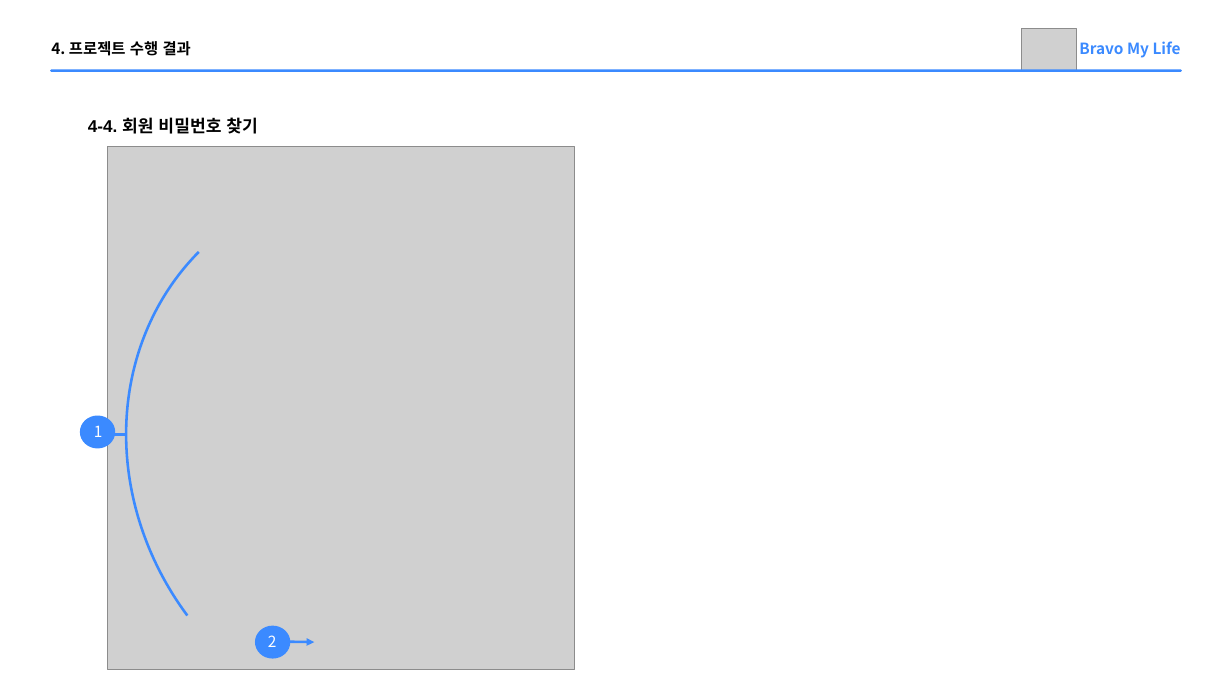
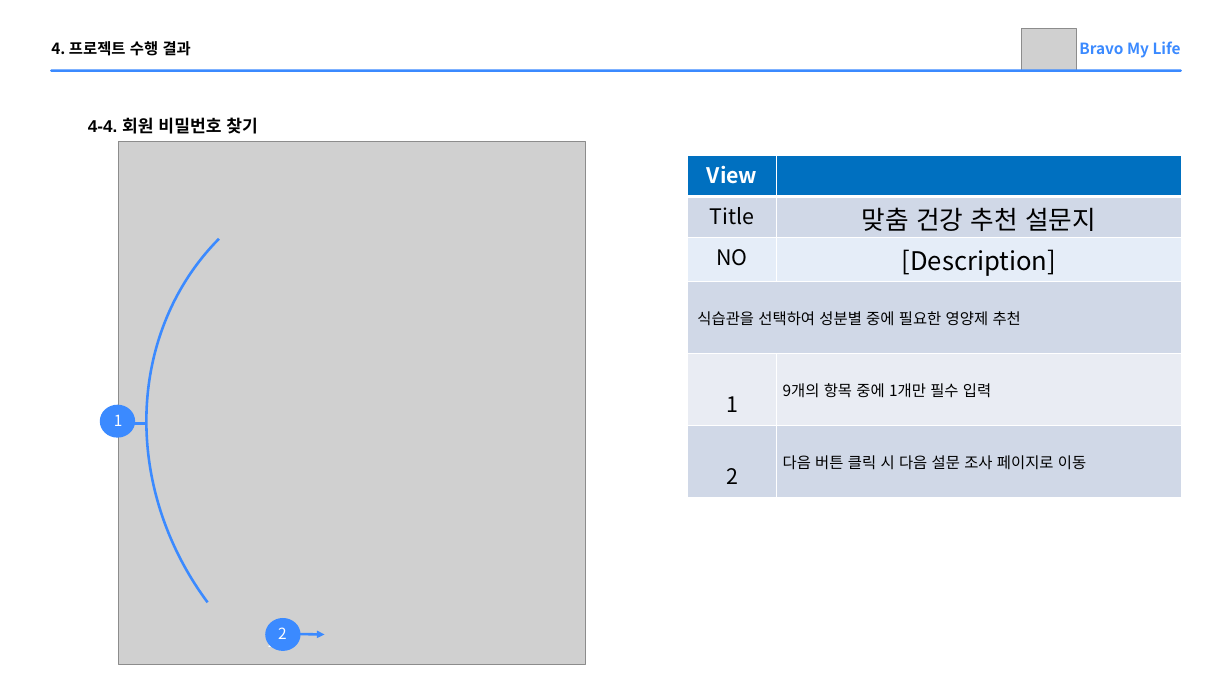
Before and after one commit to Parkjisoo00/ecommerce.saturn, a slide deck: slide 28 of resource/10.prepare/Saturn 미완성.pptx. Drawn at 1232x693 pixels with LibreOffice and Linux fonts; fonts in the diff are those of the drawing; grey boxes stand for pictures. Boxes give left, top, right and bottom in pixels: in the first picture for what was removed or moved away, otherwise in the second. Text is boxed around its words. In the diff, an @@ line names an element or a change of style, - is before the commit and + after.

```diff
--- a/resource/10.prepare/Saturn 미완성.pptx
+++ b/resource/10.prepare/Saturn 미완성.pptx
@@ arc (boxed as its full ellipse): place and size @@
-arc (boxed as its full ellipse) at (15, 72, 779, 693)
+arc (boxed as its full ellipse) at (36, 59, 799, 693)
@@ picture: place and size @@
-picture at (108, 147, 575, 670)
+picture at (118, 141, 585, 664)
@@ table added at (688, 155, 1181, 498), 6 rows, 2 columns @@
+View | 
+Title | 맞춤 건강 추천 설문지
+NO | [Description]
+식습관을 선택하여 성분별 중에 필요한 영양제 추천 | 
+1 | 9개의 항목 중에 1개만 필수 입력
+2 | 다음 버튼 클릭 시 다음 설문 조사 페이지로 이동
@@ freeform shape: place and size @@
-freeform shape at (80, 416, 115, 448)
+freeform shape at (100, 405, 135, 437)
@@ text removed at (94, 425, 103, 437) @@
-1
@@ line moved from (103, 434) - (126, 434) to (123, 424) - (146, 424) @@
@@ freeform shape: place and size @@
-freeform shape at (255, 626, 290, 659)
+freeform shape at (265, 618, 301, 650)
@@ text added at (278, 627, 287, 639), 18 pt, text #FFFFFF @@
+2
@@ arrow moved from (281, 642) - (314, 642) to (291, 634) - (325, 634) @@
```
Also in this commit, not shown: 15 other slides changed.
